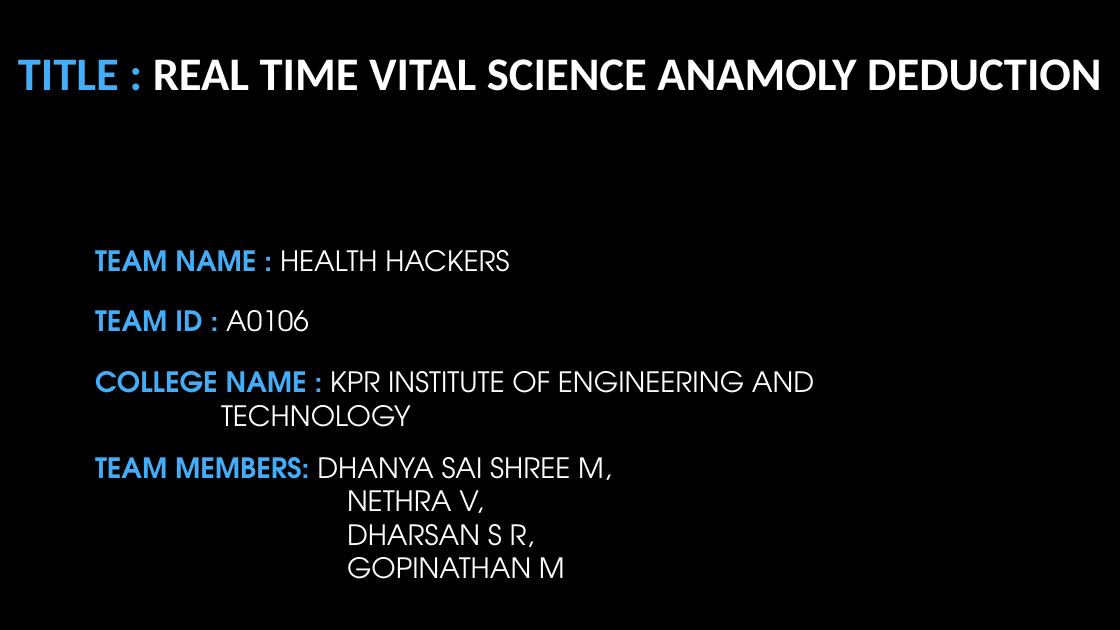
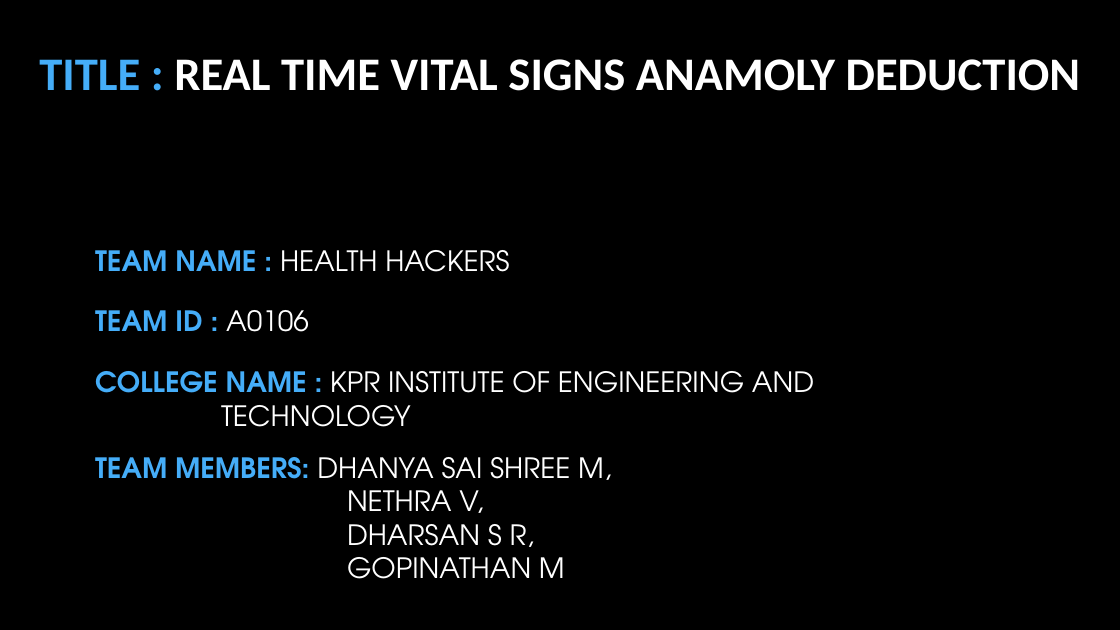
Before and after one commit to DhanSSM0529/HEALTH_HACKERS, a slide deck: slide 1 of Intel.pptx. Drawn at 1120x630 pixels with LibreOffice and Linux fonts; fonts in the diff are those of the drawing; background and template pictures are left out. Boxes give left, top, right and bottom in pixels: in the first picture for what was removed or moved away, otherwise in the second. Text is boxed around its words. In the diff, an @@ line names an element or a change of style, - is before the commit and + after.

```diff
--- a/Intel.pptx
+++ b/Intel.pptx
@@ text at bbox=[39, 59, 1080, 91]: text changed @@
-TITLE : REAL TIME VITAL SCIENCE ANAMOLY DEDUCTION
+TITLE : REAL TIME VITAL SIGNS ANAMOLY DEDUCTION
```
Also in this commit, not shown: 1 slide added.
